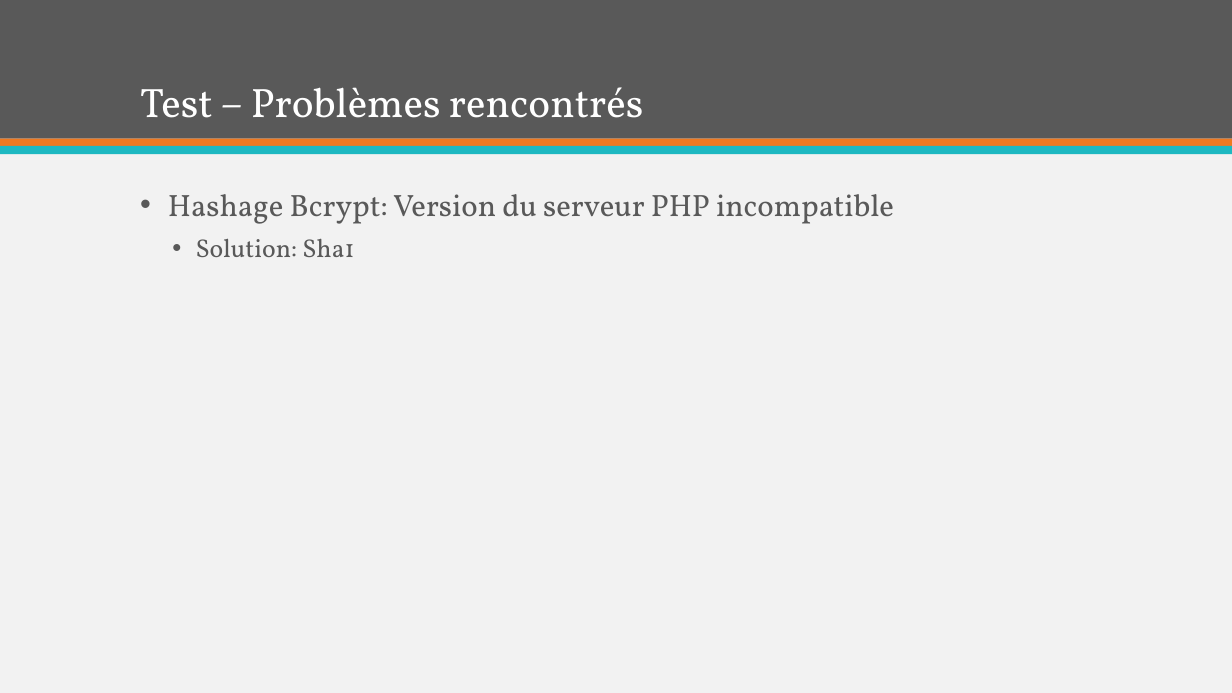
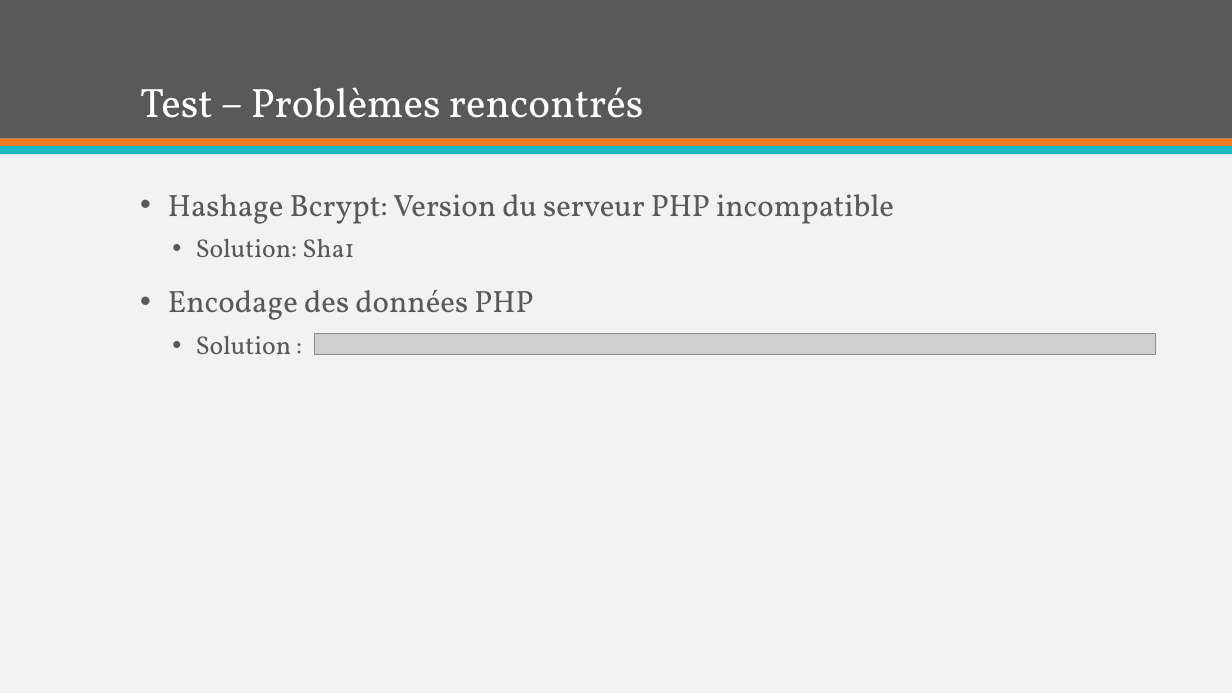
Before and after one commit to Benoris/TPI, a slide deck: slide 12 of Documentation/Orale/Présentation Furnigo.pptx. Drawn at 1232x693 pixels with LibreOffice and Linux fonts; fonts in the diff are those of the drawing; grey boxes stand for pictures. Boxes give left, top, right and bottom in pixels: in the first picture for what was removed or moved away, otherwise in the second. Text is boxed around its words. In the diff, an @@ line names an element or a change of style, - is before the commit and + after.

```diff
--- a/Documentation/Orale/Présentation Furnigo.pptx
+++ b/Documentation/Orale/Présentation Furnigo.pptx
@@ text at box(168, 290, 533, 354): paragraphs added @@
+• Encodage des données PHP
+  • Solution :
@@ picture added at box(314, 334, 1155, 355) @@
```
Also in this commit, not shown: 3 other slides changed, 2 other files.
